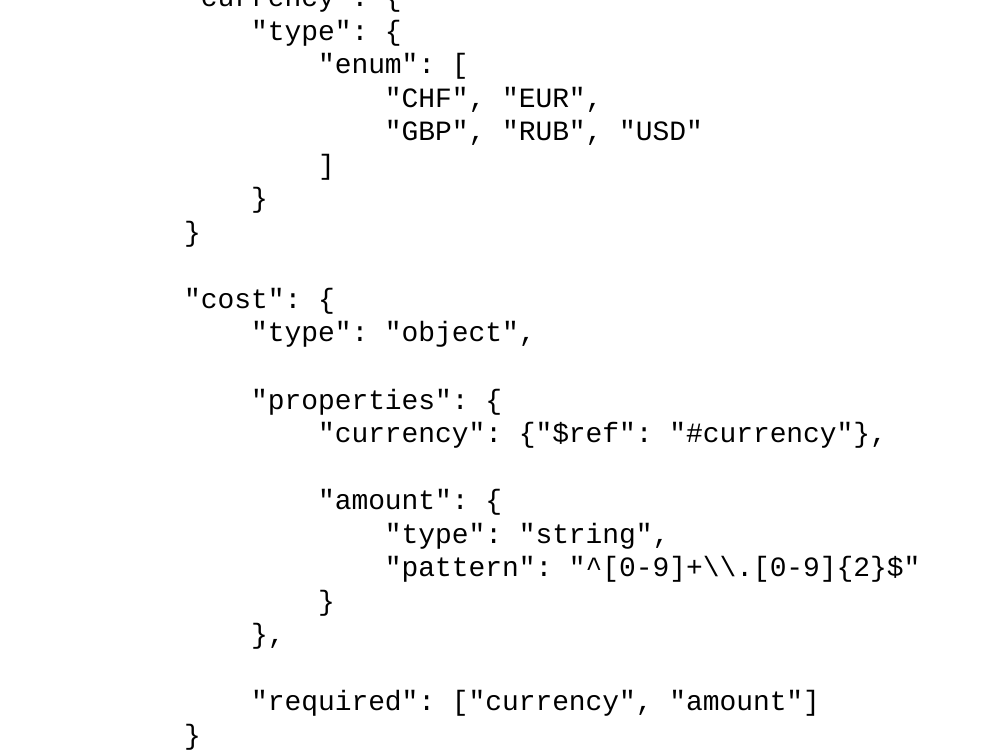
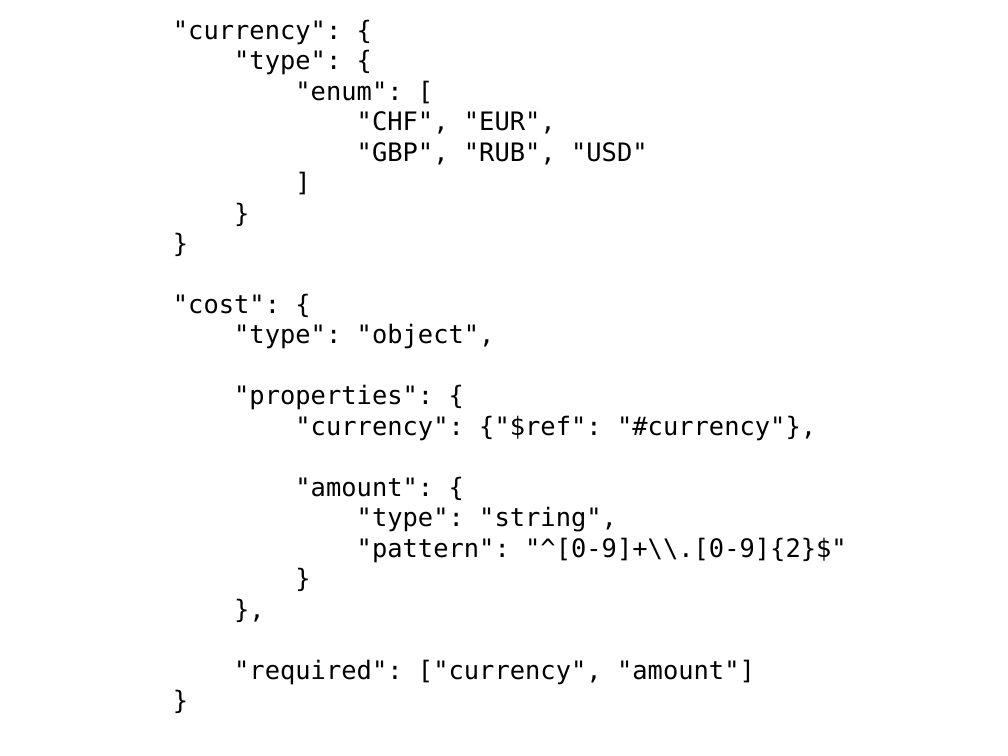
Before and after one commit to ikr/json-schema-for-http-apis, a slide deck: slide 10 of slides.odp (slide 9 before the commit). Drawn at 1008x756 pixels with LibreOffice and Linux fonts; fonts in the diff are those of the drawing. Boxes give left, top, right and bottom in pixels: in the first picture for what was removed or moved away, otherwise in the second. Text is boxed around its words. In the diff, an @@ line names an element or a change of style, - is before the commit and + after.

```diff
--- a/slides.odp
+++ b/slides.odp
@@ subtitle ""currency": {": place and size @@
-subtitle ""currency": {" at [184,20,920,716]
+subtitle ""currency": {" at [173,20,847,685]
@@ subtitle ""currency": {" at [173,20,847,685]: size 22 to 20 pt, font Courier New to DejaVu Sans Mono @@
```
Also in this commit, not shown: 3 other slides changed, 1 slide added.
